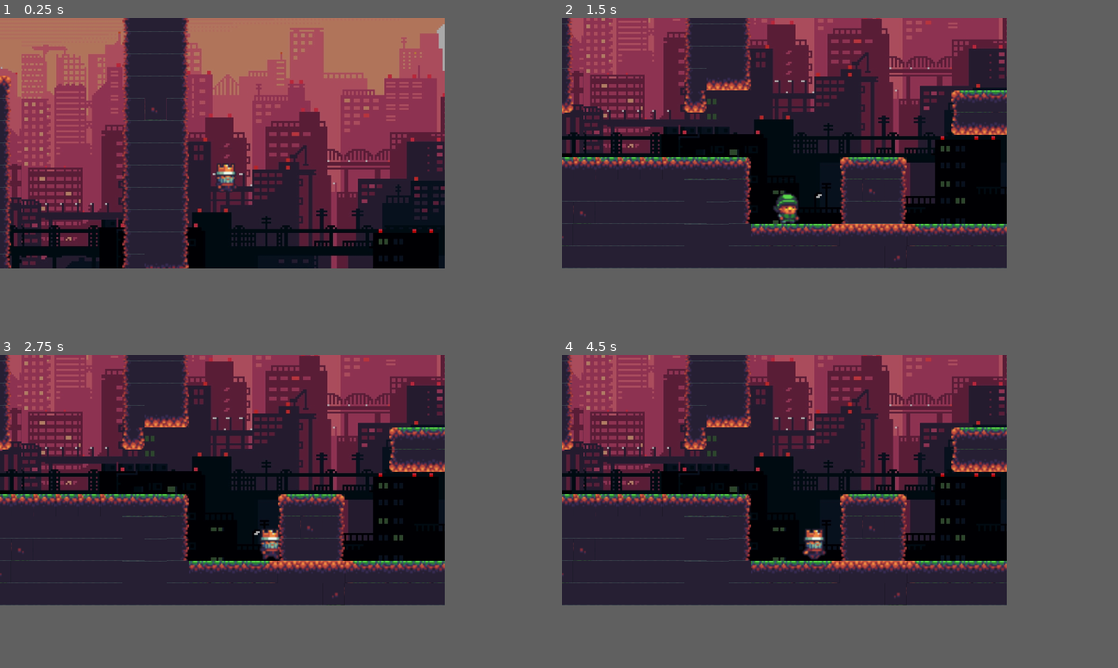
Above: before the commit, frames 1-4 (two rows, left to right).
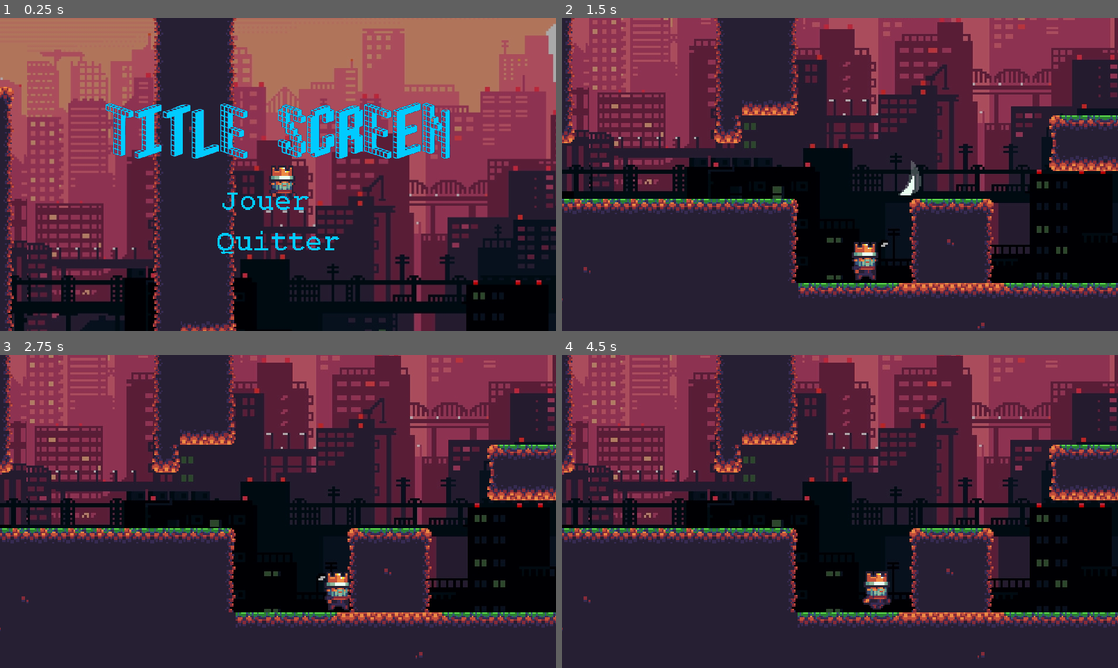
Above: after the commit, the same moments.

Repository: godot-pour-les-nuls/pixel-world
Game: Godot game, scene res://TitleScreen.tscn
The game is run twice, just before and just after one commit, with the same random seed, the same clock (stepped at 60 frames per second) and the same inputs. Before the commit the project starts from res://StageOne.tscn.
Inputs (mouse positions are in pixels of both pictures, inside the frame that each line leads up to):
- Up to frame 1 (0.25 s): no input
- Up to frame 2 (1.5 s): click (784, 165) at 0.52 s; tap Enter (ui_accept) at 1.25 s; hold Right (ui_right) from 1.28 s (still down)
- Up to frame 3 (2.75 s): keep holding Right (ui_right); tap Enter (ui_accept) at 1.52, 2.27 s
- Up to frame 4 (4.5 s): release Right (ui_right) at 2.78 s; hold Left (ui_left) 2.78-3.53 s; hold Right (ui_right) from 3.53 s (still down); tap Enter (ui_accept) at 3.77 s
The window is 640x360 before the commit and 800x450 after it. Grey fills any space a smaller window leaves; there, only what the larger window draws over its background counts as a difference.

The runs differ from the first frame. In frame 1, 65% of the frame differs, in the area x 0-100%, y 0-100%; in frame 2, 56%; in frame 3, 55%; in frame 4, 55%.

Commit message:
Add ugly title screen

Diff:
--- a/Player.tscn
+++ b/Player.tscn
@@ -10,43 +10,43 @@
 
 [sub_resource type="AtlasTexture" id=2]
 atlas = ExtResource( 1 )
-region = Rect2( 224, 32, 32, 32 )
+region = Rect2( 0, 64, 32, 32 )
 
 [sub_resource type="AtlasTexture" id=3]
 atlas = ExtResource( 1 )
-region = Rect2( 448, 32, 32, 32 )
+region = Rect2( 128, 64, 32, 32 )
 
 [sub_resource type="AtlasTexture" id=4]
 atlas = ExtResource( 1 )
-region = Rect2( 480, 32, 32, 32 )
+region = Rect2( 224, 64, 32, 32 )
 
 [sub_resource type="AtlasTexture" id=5]
 atlas = ExtResource( 1 )
-region = Rect2( 512, 32, 32, 32 )
+region = Rect2( 320, 64, 32, 32 )
 
 [sub_resource type="AtlasTexture" id=6]
 atlas = ExtResource( 1 )
-region = Rect2( 544, 32, 32, 32 )
+region = Rect2( 160, 32, 32, 32 )
 
 [sub_resource type="AtlasTexture" id=7]
 atlas = ExtResource( 1 )
-region = Rect2( 0, 64, 32, 32 )
+region = Rect2( 224, 32, 32, 32 )
 
 [sub_resource type="AtlasTexture" id=8]
 atlas = ExtResource( 1 )
-region = Rect2( 128, 64, 32, 32 )
+region = Rect2( 448, 32, 32, 32 )
 
 [sub_resource type="AtlasTexture" id=9]
 atlas = ExtResource( 1 )
-region = Rect2( 224, 64, 32, 32 )
+region = Rect2( 480, 32, 32, 32 )
 
 [sub_resource type="AtlasTexture" id=10]
 atlas = ExtResource( 1 )
-region = Rect2( 320, 64, 32, 32 )
+region = Rect2( 512, 32, 32, 32 )
 
 [sub_resource type="AtlasTexture" id=11]
 atlas = ExtResource( 1 )
-region = Rect2( 160, 32, 32, 32 )
+region = Rect2( 544, 32, 32, 32 )
 
 [sub_resource type="SpriteFrames" id=12]
 animations = [ {
@@ -55,30 +55,30 @@
 "name": "idle",
 "speed": 0.0
 }, {
-"frames": [ SubResource( 2 ) ],
-"loop": false,
-"name": "fall",
-"speed": 0.0
-}, {
-"frames": [ SubResource( 3 ), SubResource( 4 ), SubResource( 5 ), SubResource( 6 ) ],
-"loop": true,
-"name": "run",
-"speed": 10.0
-}, {
-"frames": [ SubResource( 7 ), SubResource( 8 ), SubResource( 9 ), SubResource( 10 ) ],
+"frames": [ SubResource( 2 ), SubResource( 3 ), SubResource( 4 ), SubResource( 5 ) ],
 "loop": false,
 "name": "attack",
 "speed": 10.0
-}, {
-"frames": [ SubResource( 11 ) ],
-"loop": false,
-"name": "jump",
-"speed": 0.0
 }, {
 "frames": [ ExtResource( 3 ) ],
 "loop": true,
 "name": "dash",
 "speed": 5.0
+}, {
+"frames": [ SubResource( 6 ) ],
+"loop": false,
+"name": "jump",
+"speed": 0.0
+}, {
+"frames": [ SubResource( 7 ) ],
+"loop": false,
+"name": "fall",
+"speed": 0.0
+}, {
+"frames": [ SubResource( 8 ), SubResource( 9 ), SubResource( 10 ), SubResource( 11 ) ],
+"loop": true,
+"name": "run",
+"speed": 10.0
 } ]
 
 [sub_resource type="RectangleShape2D" id=13]
@@ -107,6 +107,7 @@
 
 [node name="Camera2D" type="Camera2D" parent="."]
 current = true
+zoom = Vector2( 0.166, 0.166 )
 limit_left = -544
 limit_top = -168
 limit_right = 832
--- /dev/null
+++ b/TitleScreen.gd
@@ -0,0 +1,19 @@
+extends Node
+
+onready var start_button = $MarginContainer/VBoxContainer/VBoxContainer/StartButton
+onready var exit_button = $MarginContainer/VBoxContainer/VBoxContainer/ExitButton
+
+func _ready():
+	start_button.grab_focus()
+
+func _physics_process(delta):
+	if start_button.is_hovered():
+		start_button.grab_focus()
+	if exit_button.is_hovered():
+		exit_button.grab_focus()
+
+func _on_StartButton_pressed():
+	get_tree().change_scene("res://StageOne.tscn")
+
+func _on_ExitButton_pressed():
+	get_tree().quit()
--- /dev/null
+++ b/TitleScreen.tscn
@@ -0,0 +1,69 @@
+[gd_scene load_steps=8 format=2]
+
+[ext_resource path="res://sprites/title_screen.png" type="Texture" id=1]
+[ext_resource path="res://sprites/title.png" type="Texture" id=2]
+[ext_resource path="res://sprites/quit.png" type="Texture" id=3]
+[ext_resource path="res://sprites/play.png" type="Texture" id=4]
+[ext_resource path="res://sprites/play_hover.png" type="Texture" id=5]
+[ext_resource path="res://sprites/quit_hover.png" type="Texture" id=6]
+[ext_resource path="res://TitleScreen.gd" type="Script" id=7]
+
+[node name="TitleScreen" type="Node"]
+script = ExtResource( 7 )
+
+[node name="Sprite" type="Sprite" parent="."]
+texture = ExtResource( 1 )
+centered = false
+
+[node name="MarginContainer" type="MarginContainer" parent="."]
+anchor_right = 1.0
+anchor_bottom = 1.0
+rect_clip_content = true
+custom_constants/margin_right = 0
+custom_constants/margin_top = 20
+custom_constants/margin_left = 0
+custom_constants/margin_bottom = 20
+__meta__ = {
+"_edit_use_anchors_": false
+}
+
+[node name="VBoxContainer" type="VBoxContainer" parent="MarginContainer"]
+margin_left = 322.0
+margin_top = 238.0
+margin_right = 1598.0
+margin_bottom = 842.0
+rect_clip_content = true
+size_flags_horizontal = 4
+size_flags_vertical = 4
+custom_constants/separation = 16
+
+[node name="TextureRect" type="TextureRect" parent="MarginContainer/VBoxContainer"]
+margin_right = 1276.0
+margin_bottom = 302.0
+texture = ExtResource( 2 )
+
+[node name="VBoxContainer" type="VBoxContainer" parent="MarginContainer/VBoxContainer"]
+margin_left = 408.0
+margin_top = 318.0
+margin_right = 868.0
+margin_bottom = 604.0
+size_flags_horizontal = 4
+
+[node name="StartButton" type="TextureButton" parent="MarginContainer/VBoxContainer/VBoxContainer"]
+margin_right = 460.0
+margin_bottom = 152.0
+keep_pressed_outside = true
+texture_normal = ExtResource( 4 )
+texture_hover = ExtResource( 5 )
+stretch_mode = 4
+
+[node name="ExitButton" type="TextureButton" parent="MarginContainer/VBoxContainer/VBoxContainer"]
+margin_top = 156.0
+margin_right = 460.0
+margin_bottom = 286.0
+keep_pressed_outside = true
+texture_normal = ExtResource( 3 )
+texture_hover = ExtResource( 6 )
+stretch_mode = 5
+[connection signal="pressed" from="MarginContainer/VBoxContainer/VBoxContainer/StartButton" to="." method="_on_StartButton_pressed"]
+[connection signal="pressed" from="MarginContainer/VBoxContainer/VBoxContainer/ExitButton" to="." method="_on_ExitButton_pressed"]
--- a/project.godot
+++ b/project.godot
@@ -16,17 +16,40 @@
 [application]
 
 config/name="Platformer"
-run/main_scene="res://StageOne.tscn"
+run/main_scene="res://TitleScreen.tscn"
 config/icon="res://icon.png"
 
 [display]
 
-window/size/width=320
-window/size/height=180
+window/size/width=1920
+window/size/height=1080
 window/size/test_width=1280
 window/size/test_height=720
 window/stretch/mode="2d"
 window/stretch/aspect="keep"
+
+[importer_defaults]
+
+texture={
+"compress/bptc_ldr": 0,
+"compress/hdr_mode": 0,
+"compress/lossy_quality": 0.7,
+"compress/mode": 0,
+"compress/normal_map": 0,
+"detect_3d": false,
+"flags/anisotropic": false,
+"flags/filter": false,
+"flags/mipmaps": false,
+"flags/repeat": 0,
+"flags/srgb": 2,
+"process/HDR_as_SRGB": false,
+"process/fix_alpha_border": true,
+"process/invert_color": false,
+"process/premult_alpha": false,
+"size_limit": 0,
+"stream": false,
+"svg/scale": 1.0
+}
 
 [input]
 
Binary file added: sprites/play.png
Binary file added: sprites/play_hover.png
Binary file added: sprites/quit.png
Binary file added: sprites/quit_hover.png
Binary file added: sprites/title.png
Binary file added: sprites/title_screen.png
